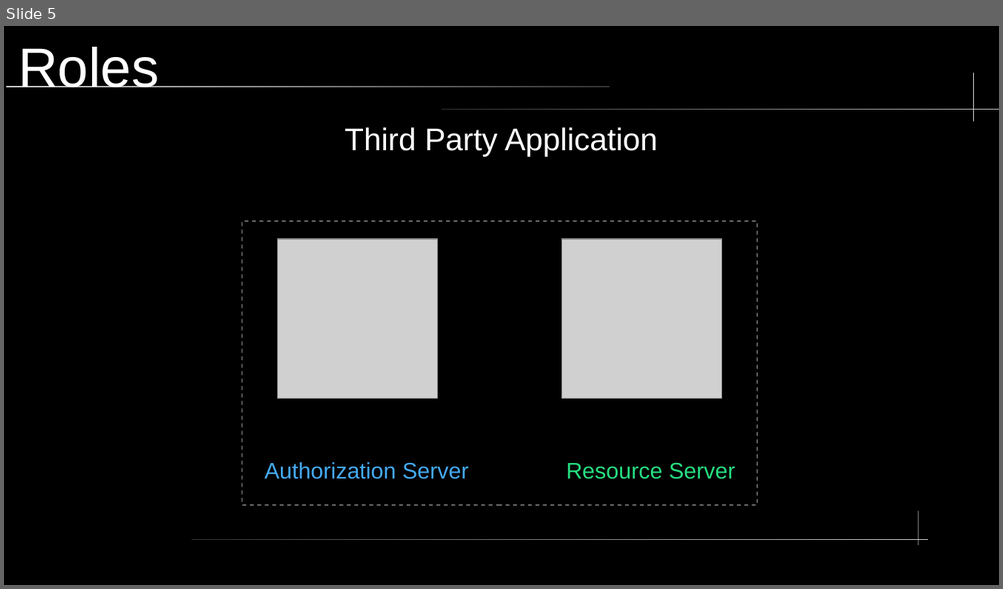
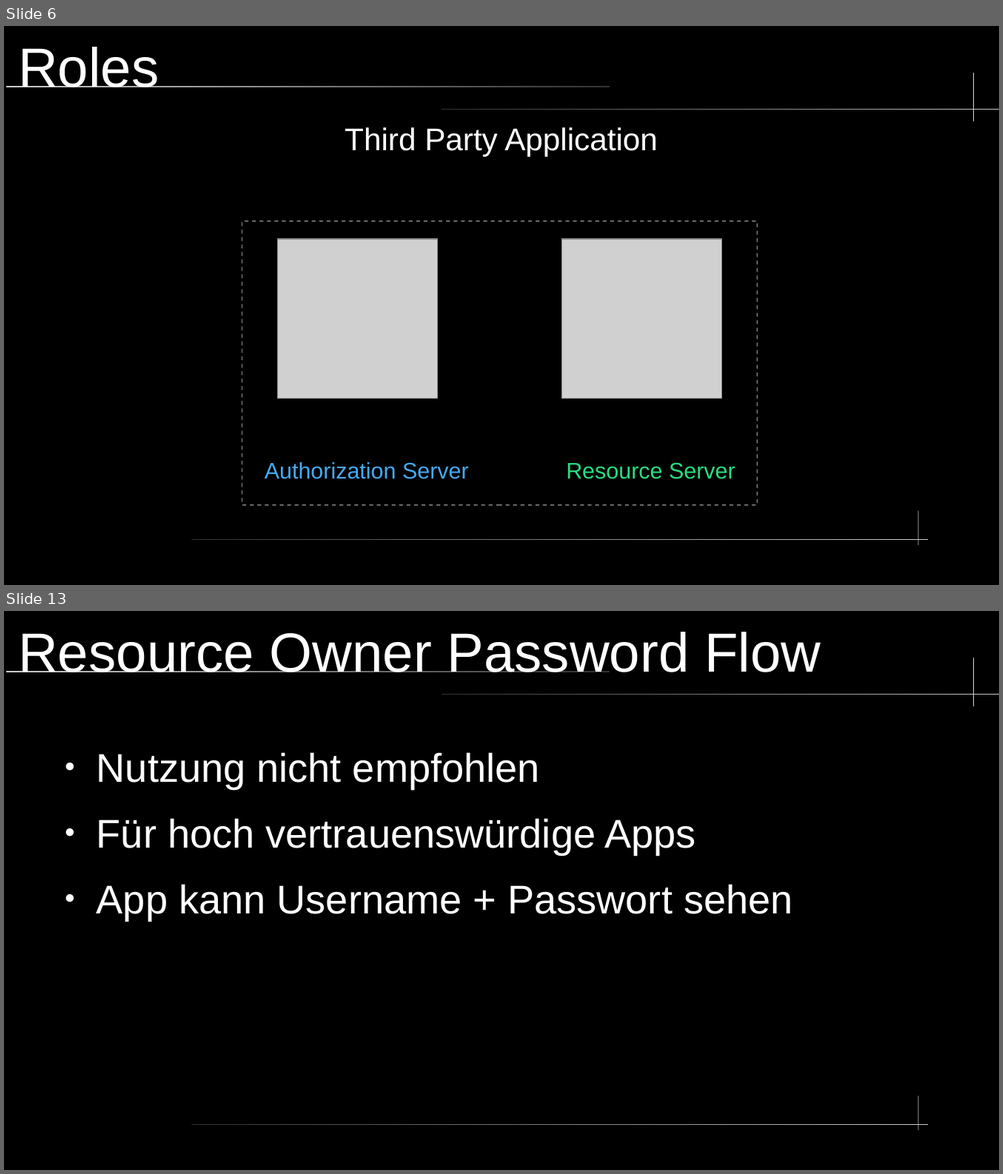
Before and after one commit to nkilders/e-portfolio-oauth2, a slide deck: presentation/OAuth2.odp. Shown one above the other, each under a label of ours: slide 5 before the commit, slides 6 and 13 after it; the slides between them are not shown. The pictures are 1003x589 and 1003x1174 pixels, drawn with LibreOffice and Linux fonts; fonts in the diff are those of the drawing; grey boxes stand for pictures. Boxes give left, top, right and bottom in pixels: in the first picture for what was removed or moved away, otherwise in the second. Text is boxed around its words. In the diff, an @@ line names an element or a change of style, - is before the commit and + after.

```diff
--- a/presentation/OAuth2.odp
+++ b/presentation/OAuth2.odp
@@ slide 13 added at box(4, 611, 999, 1170), background #000000; not listed: 5 template elements that a slide beside it also shows @@
@@ title added at box(18, 632, 820, 672), 44 pt, text #FFFFFF @@
+Resource Owner Password Flow
@@ text added at box(96, 752, 793, 920), 32 pt, text #FFFFFF @@
+● Nutzung nicht empfohlen
+● Für hoch vertrauenswürdige Apps
+● App kann Username + Passwort sehen
@@ what was slide 5 is now slide 6 @@
```
Also in this commit, not shown: 4 slides changed, 8 other slides added, 1 slide removed, 6 other files.
